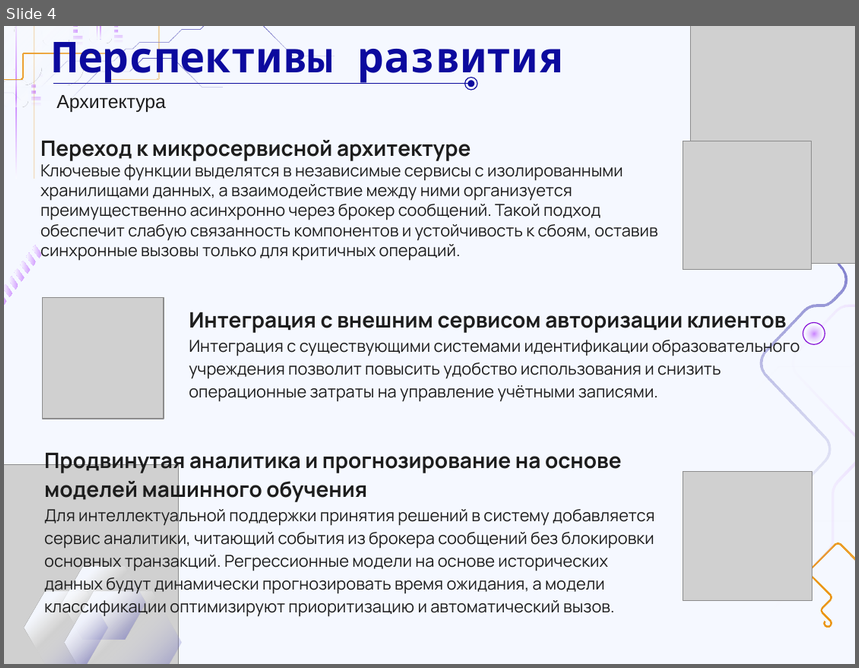
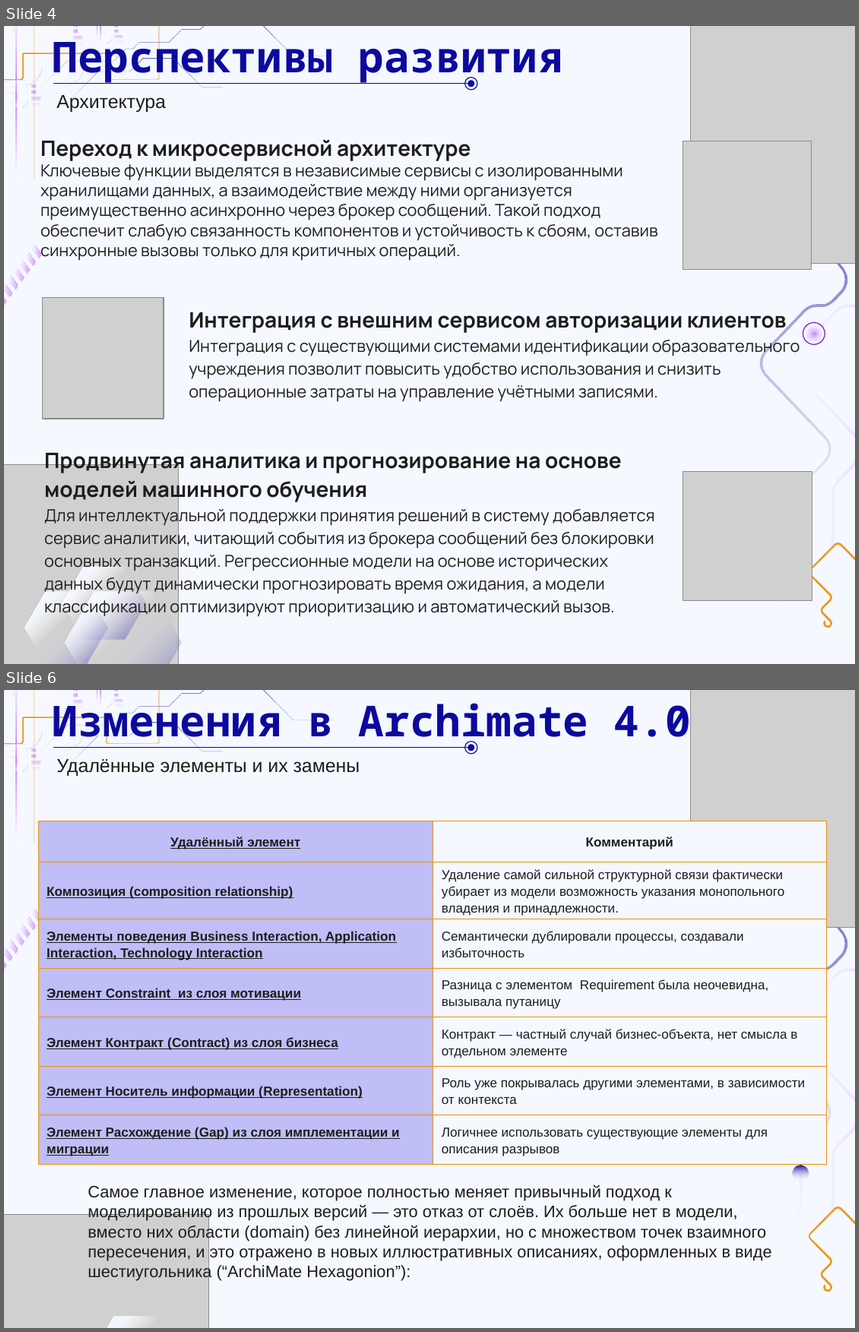
Before and after one commit to DaL1ner/virtual_queue_management_system, a slide deck: docs/course-work/reports/presentation/sprint-11.pptx. Shown one above the other, each under a label of ours: slide 4 before the commit, slides 4 and 6 after it; the slides between them are not shown. The pictures are 859x668 and 859x1332 pixels, drawn with LibreOffice and Linux fonts; fonts in the diff are those of the drawing; grey boxes stand for pictures. Boxes give left, top, right and bottom in pixels: in the first picture for what was removed or moved away, otherwise in the second. Text is boxed around its words. In the diff, an @@ line names an element or a change of style, - is before the commit and + after.

```diff
--- a/docs/course-work/reports/presentation/sprint-11.pptx
+++ b/docs/course-work/reports/presentation/sprint-11.pptx
@@ slide 6 added at [4,690,855,1328], background #F5F8FF; not listed: 28 template elements that a slide beside it also shows @@
@@ title added at [53,697,691,748], 36 pt, text #0C0A9E, bold @@
+Изменения в Archimate 4.0
@@ line added from (53, 748) to (469, 748), #0C0A9E 0.75 pt @@
@@ ellipse added at [465,741,478,754], outline #0C0A9E 0.75 pt @@
@@ ellipse added at [468,745,474,752], fill #0C0A9E @@
@@ subtitle added at [56,759,360,776], 16 pt, text #1D1D1D @@
+Удалённые элементы и их замены
@@ table added at [38,821,826,1165], 7 rows, 2 columns @@
+Удалённый элемент | Комментарий
+Композиция (composition relationship) | Удаление самой сильной структурной связи фактически убирает из модели возможность указания монопольного владения и принадлежности.
+Элементы поведения Business Interaction, Application Interaction, Technology Interaction | Семантически дублировали процессы, создавали избыточность
+Элемент Constraint из слоя мотивации | Разница с элементом Requirement была неочевидна, вызывала путаницу
+Элемент Контракт (Contract) из слоя бизнеса | Контракт — частный случай бизнес-объекта, нет смысла в отдельном элементе
+Элемент Носитель информации (Representation) | Роль уже покрывалась другими элементами, в зависимости от контекста
+Элемент Расхождение (Gap) из слоя имплементации и миграции | Логичнее использовать существующие элементы для описания разрывов
@@ group added at [4,910,41,969]: 7 freeform shapes @@
@@ group added at [691,690,855,1292]: 5 freeform shapes, 3 ellipses, 1 picture @@
@@ text added at [88,1186,772,1281], 14 pt, text #1D1D1D @@
+Самое главное изменение, которое полностью меняет привычный подход к моделированию из прошлых версий — это отказ от слоёв. Их больше нет в модели, вместо них области (domain) без линейной иерархии, но с множеством точек взаимного пересечения, и это отражено в новых иллюстративных описаниях, оформленных в виде шестиугольника (“ArchiMate Hexagonion”):
@@ picture added at [4,1215,209,1328] @@
@@ freeform shape added at [92,1316,177,1328], fill gradient #F5F8FF to #FFFFFF to #0C0A9E @@
```
Also in this commit, not shown: 2 slides changed, 3 other slides added, 2 other files.
